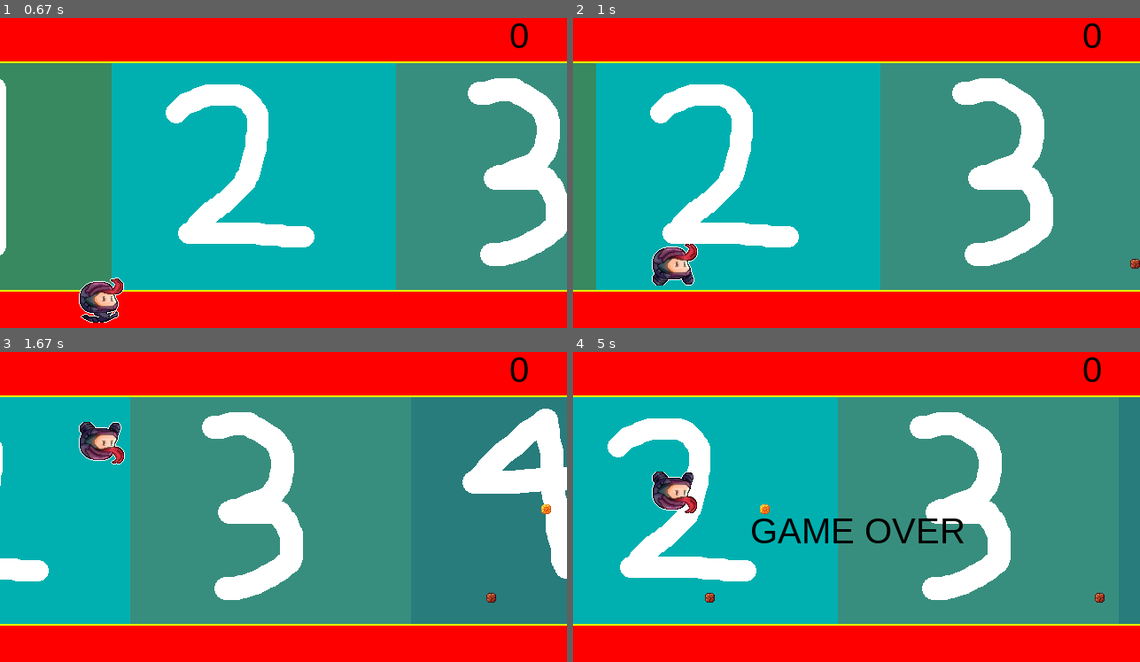
Above: before the commit, frames 1-4 (two rows, left to right).
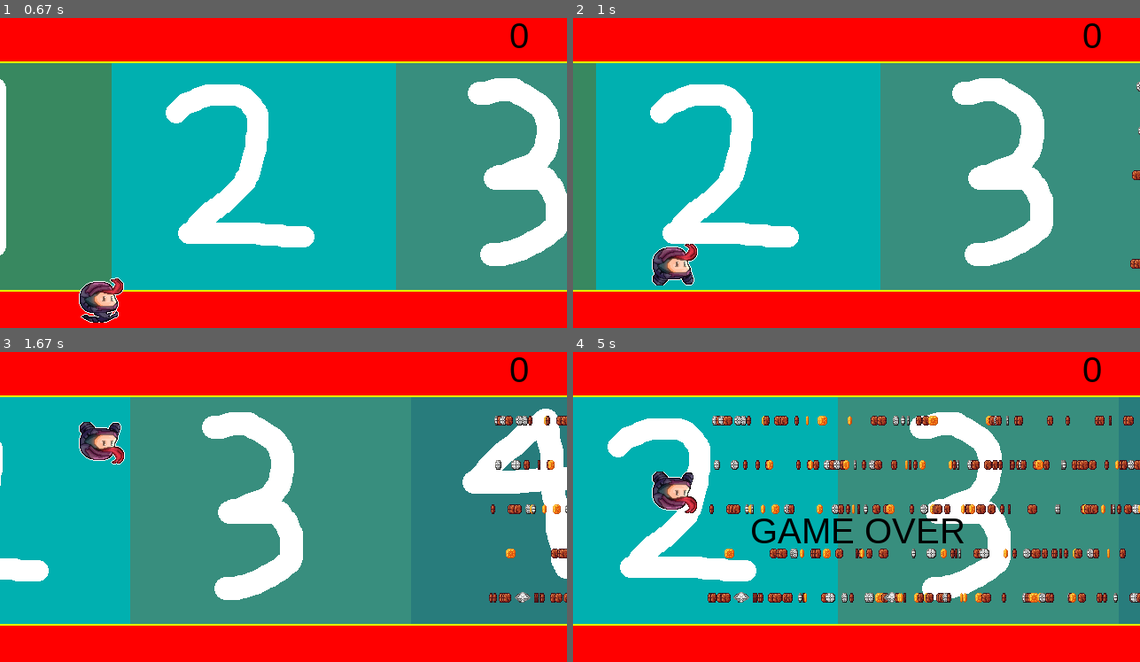
Above: after the commit, the same moments.

Repository: AP-Class-Activities/Final-Project-T-19
Game: pygame game, started from Main/main_loop.py
Same seed, same stepped clock (60 frames per second), same inputs: the game is played once before the commit and once after it.
Inputs:
- Up to frame 1 (0.67 s): no input
- Up to frame 2 (1 s): hold Up from 0.88 s (still down)
- Up to frame 3 (1.67 s): release Up at 1.35 s; hold Down from 1.43 s (still down)
- Up to frame 4 (5 s): release Down at 1.73 s; tap K at 1.77 s

Frame 1 is identical in both runs. In frame 2, less than 0.1% of the frame differs, in the area x 98-100%, y 20-81%; in frame 3, 1.1%; in frame 4, 5.9%, in the area x 23-100%, y 20-81%.

Commit message:
Animated coins

Diff:
--- a/Main/class__variables.py
+++ b/Main/class__variables.py
@@ -120,10 +120,8 @@
         self.x = x
         self.y = y
         self.localClock = clock()
-
     def spawnPlayer(self,player):
         player.spawn()
-
     def spawnCoin(self):
         global coinlist , x , Spr , Pt
         Spr = "images/spr_coin1.png"
@@ -146,7 +144,7 @@
             Pt = 200
 
         if clock() > self.localClock:
-            self.localClock = clock() + RanTimer
+            self.localClock = clock() + 1#RanTimer
             coinlist.append(Coin(self.x, random.choice(RanY),11,11, Spr, Pt))
         for x in coinlist:
             x.spawn()
@@ -164,17 +162,25 @@
         self.ypos = ypos
         self.width = width
         self.height = height
-        self.sprite = makeSprite(spr)
+        self.sprite = makeSprite(spr,frames= 8)
         self.point = point
         self.collected = False
         self.hitbox = (self.xpos, self.ypos, self.width, self.height)
-
+        self.frame = 0
+        self.gframe = 8
+        self.localClock = clock()
     def spawn(self):
 
         if self.collected == False:
+            if clock() > self.localClock:
+                self.frame = (self.frame + 1) % self.gframe
+                self.localClock += 60
+
             showSprite(self.sprite)
             self.xpos -= 2
             moveSprite(self.sprite, self.xpos, self.ypos, True)
+            changeSpriteImage(self.sprite, 0 * 8 + self.frame)
+
         if self.xpos < 0:
             killSprite(self.sprite)
             self.collected = True
@@ -232,6 +238,6 @@
 scoreboard = ScoreSystem(575,10,40)
 scoreboard.draw()
 
-coinlist = [Coin(-999, -999,11,11, "images/spr_coin2.png", 20)]
+coinlist = [Coin(-999, -999,11,11, "images/spr_coin1.png", 20)]
 
 playSound(mus_test1,loops=-1) #turn to class (music player)
Binary file changed: Main/images/spr_coin1.png
Binary file changed: Main/images/spr_coin2.png
Binary file changed: Main/images/spr_coin3.png
Binary file changed: Main/images/spr_coin4.png
